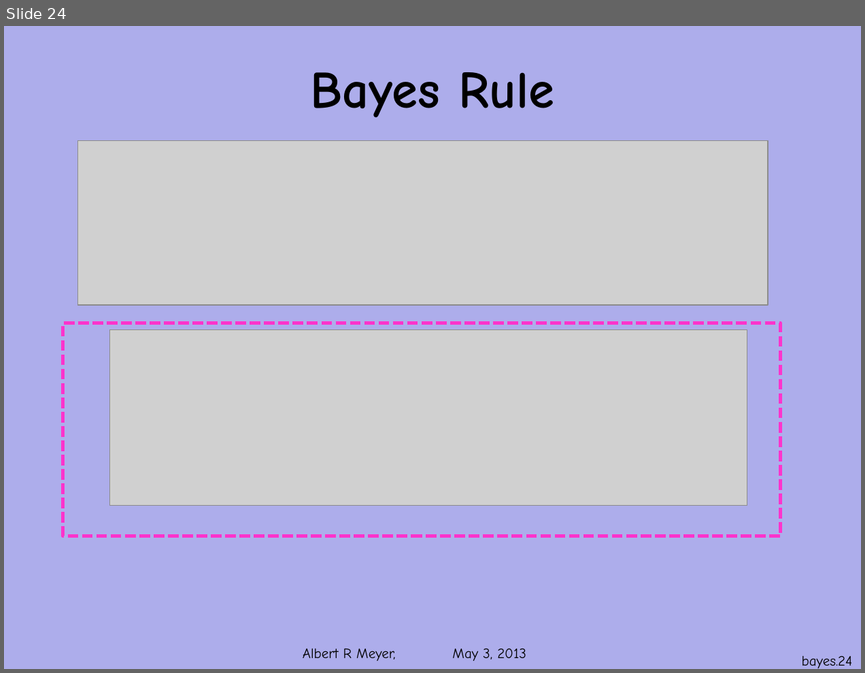
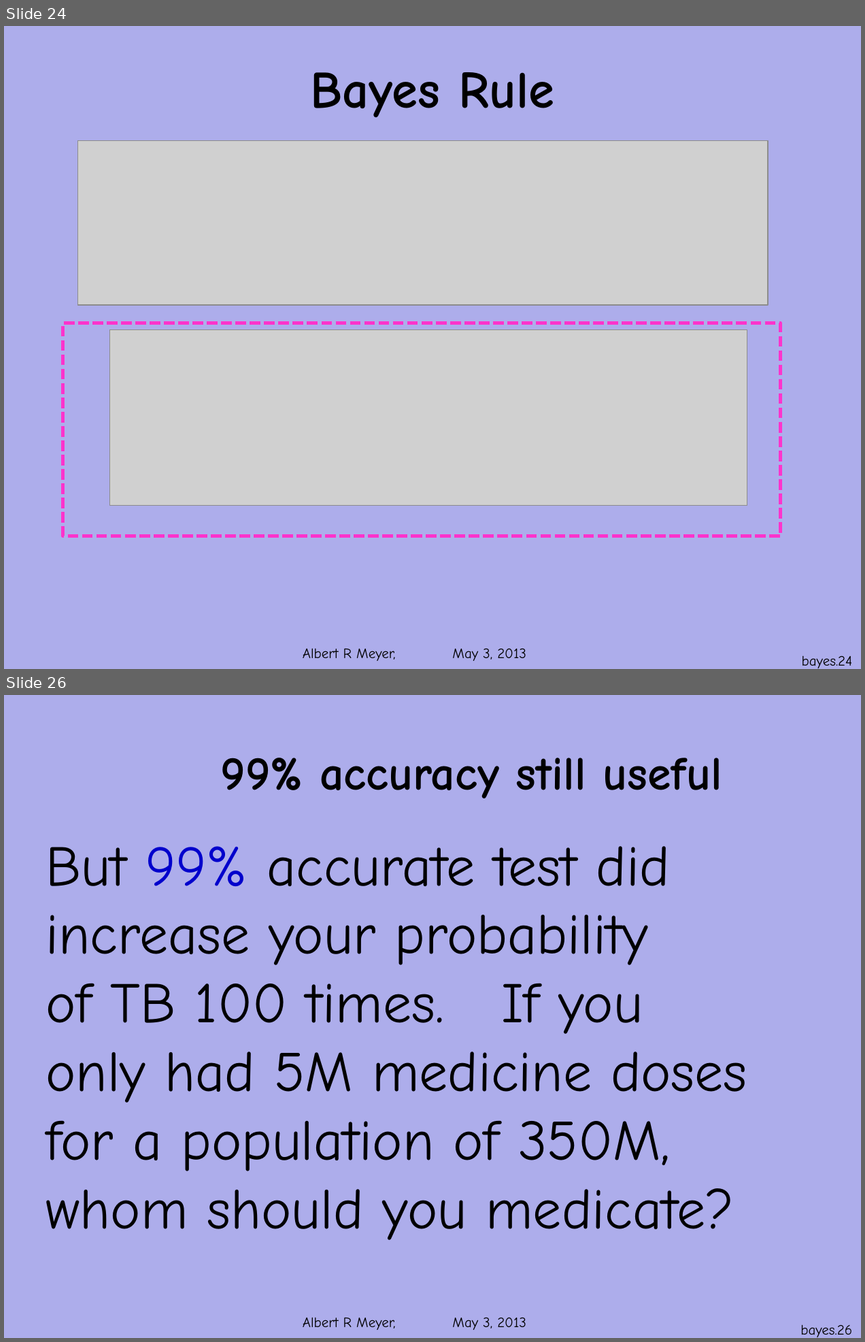
Before and after one commit to armeyer/mcs_web, a slide deck: spring13/slides13/prob-bayes.pptx. Shown one above the other, each under a label of ours: slide 24 before the commit, slides 24 and 26 after it; the slides between them are not shown. The pictures are 865x673 and 865x1342 pixels, drawn with LibreOffice and Linux fonts; fonts in the diff are those of the drawing; grey boxes stand for pictures; background and template pictures are left out. Boxes give left, top, right and bottom in pixels: in the first picture for what was removed or moved away, otherwise in the second. Text is boxed around its words. In the diff, an @@ line names an element or a change of style, - is before the commit and + after.

Commit message:
extend prob-bayes

```diff
--- a/spring13/slides13/prob-bayes.pptx
+++ b/spring13/slides13/prob-bayes.pptx
@@ slide 26 added at (4, 695, 861, 1338), background #ADADEB; not listed: 1 template element that a slide beside it also shows @@
@@ text added at (221, 758, 721, 798), 40 pt, text #000000, bold @@
+99% accuracy still useful
@@ text added at (45, 846, 747, 1240), 48 pt, text #000000 @@
+But 99% accurate test did
+increase your probability
+of TB 100 times. If you
+only had 5M medicine doses
+for a population of 350M,
+whom should you medicate?
@@ page number added at (800, 1324, 852, 1337), 12 pt, text #000000 @@
+bayes.26
```
Also in this commit, not shown: 1 slide changed, 2 other slides added.
